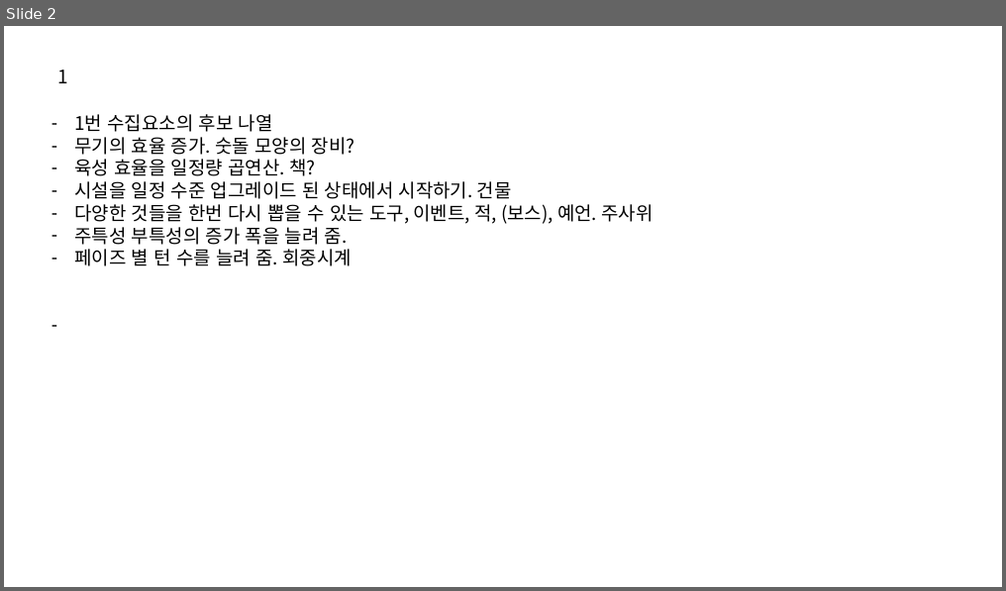
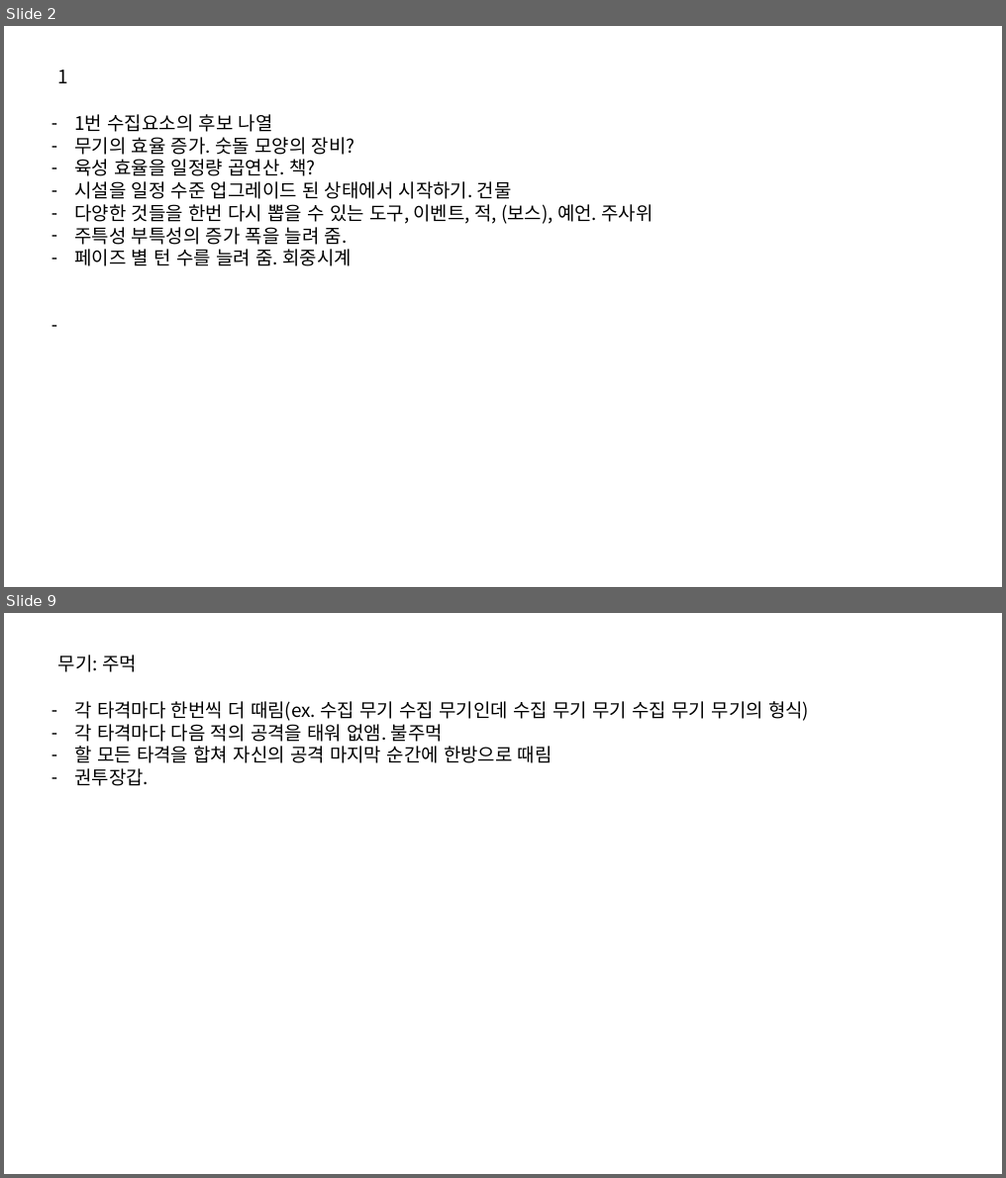
Before and after one commit to IdfKLeh/capstone, a slide deck: 수집요소.pptx. Shown one above the other, each under a label of ours: slide 2 before the commit, slides 2 and 9 after it; the slides between them are not shown. The pictures are 1006x591 and 1006x1178 pixels, drawn with LibreOffice and Linux fonts; fonts in the diff are those of the drawing. Boxes give left, top, right and bottom in pixels: in the first picture for what was removed or moved away, otherwise in the second. Text is boxed around its words. In the diff, an @@ line names an element or a change of style, - is before the commit and + after.

```diff
--- a/수집요소.pptx
+++ b/수집요소.pptx
@@ slide 9 added at [4,613,1002,1174], background #FFFFFF @@
@@ text added at [58,655,137,672], 18 pt, text #000000 @@
+무기: 주먹
@@ text added at [74,701,809,786], 18 pt, text #000000 @@
+– 각 타격마다 한번씩 더 때림(ex. 수집 무기 수집 무기인데 수집 무기 무기 수집 무기 무기의 형식)
+– 각 타격마다 다음 적의 공격을 태워 없앰. 불주먹
+– 할 모든 타격을 합쳐 자신의 공격 마지막 순간에 한방으로 때림
+– 권투장갑.
```
Also in this commit, not shown: 2 slides changed, 5 other slides added, 4 other files.
